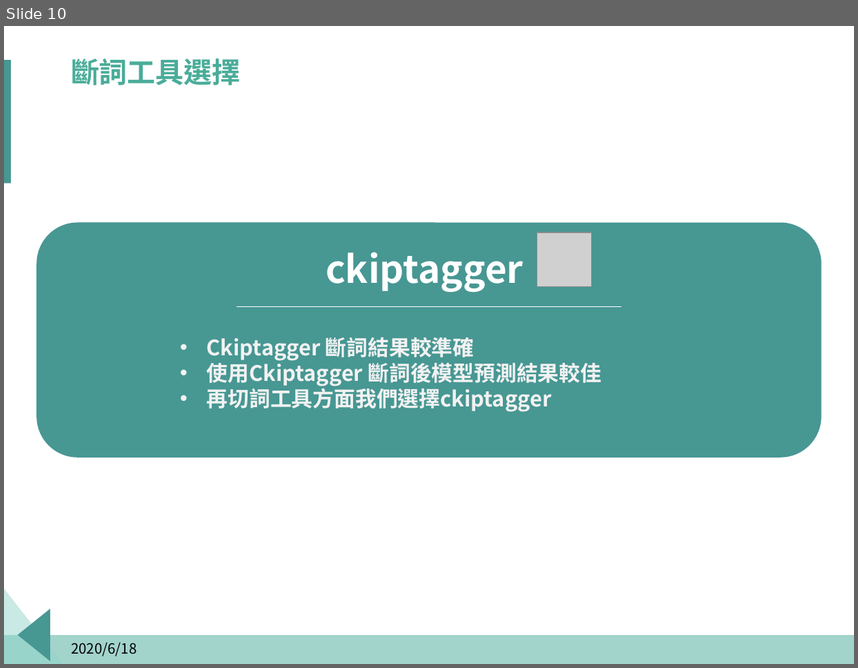
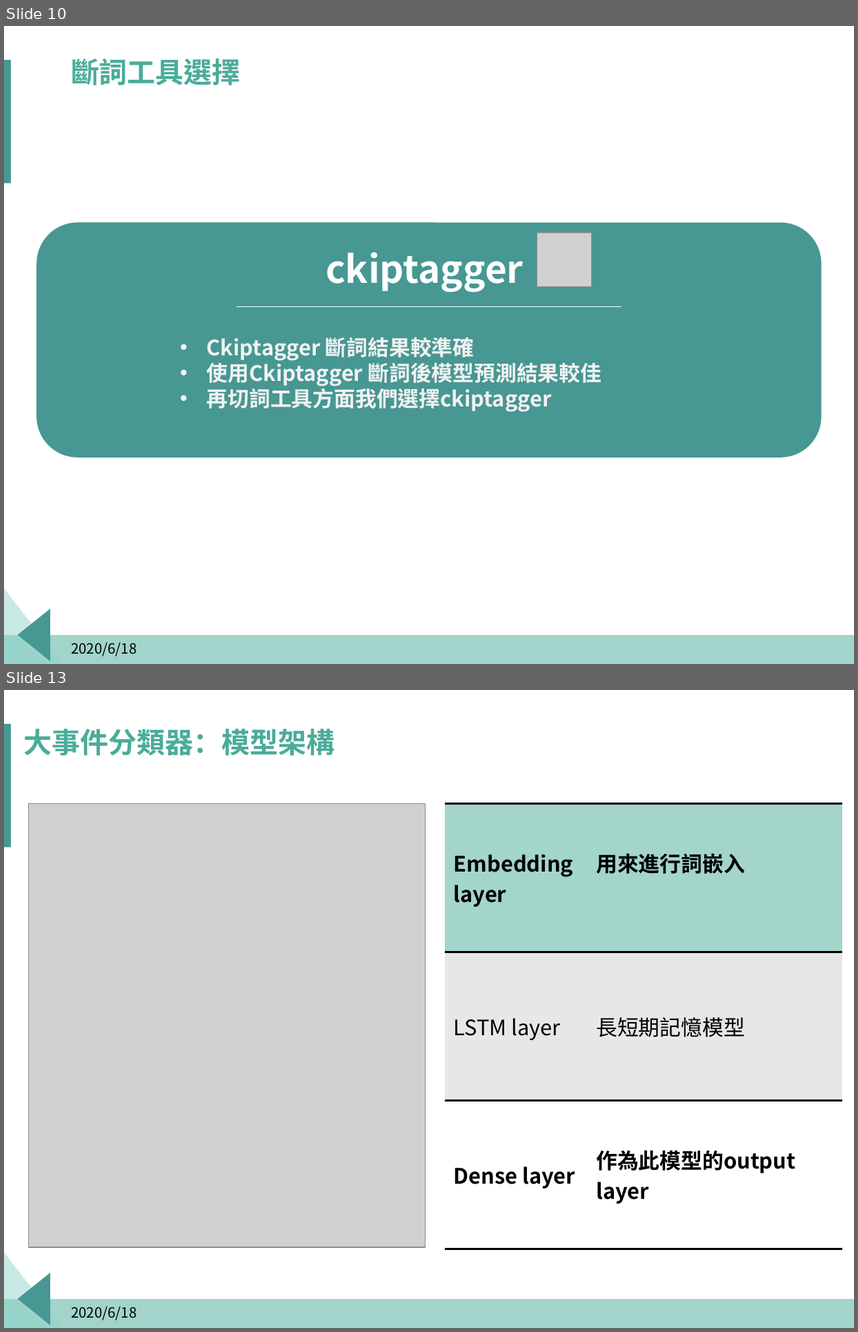
Before and after one commit to p314008dsa/Text-mining, a slide deck: Fintech.pptx. Shown one above the other, each under a label of ours: slide 10 before the commit, slides 10 and 13 after it; the slides between them are not shown. The pictures are 858x668 and 858x1332 pixels, drawn with LibreOffice and Linux fonts; fonts in the diff are those of the drawing; grey boxes stand for pictures; background and template pictures are left out. Boxes give left, top, right and bottom in pixels: in the first picture for what was removed or moved away, otherwise in the second. Text is boxed around its words. In the diff, an @@ line names an element or a change of style, - is before the commit and + after.

```diff
--- a/Fintech.pptx
+++ b/Fintech.pptx
@@ slide 13 added at <box>4,690,854,1328</box>, background #FFFFFF; not listed: 4 template elements that a slide beside it also shows @@
@@ title added at <box>24,729,335,756</box>, 24 pt, text #4AAC99, bold @@
+大事件分類器：模型架構
@@ picture added at <box>29,803,426,1247</box> @@
@@ table added at <box>445,803,843,1248</box>, 3 rows, 2 columns @@
+Embedding layer | 用來進行詞嵌入
+LSTM layer | 長短期記憶模型
+Dense layer | 作為此模型的output layer
@@ text added at <box>71,1305,137,1320</box>, 12 pt, text #000000 @@
+2020/6/18
```
Also in this commit, not shown: 3 other slides added.
